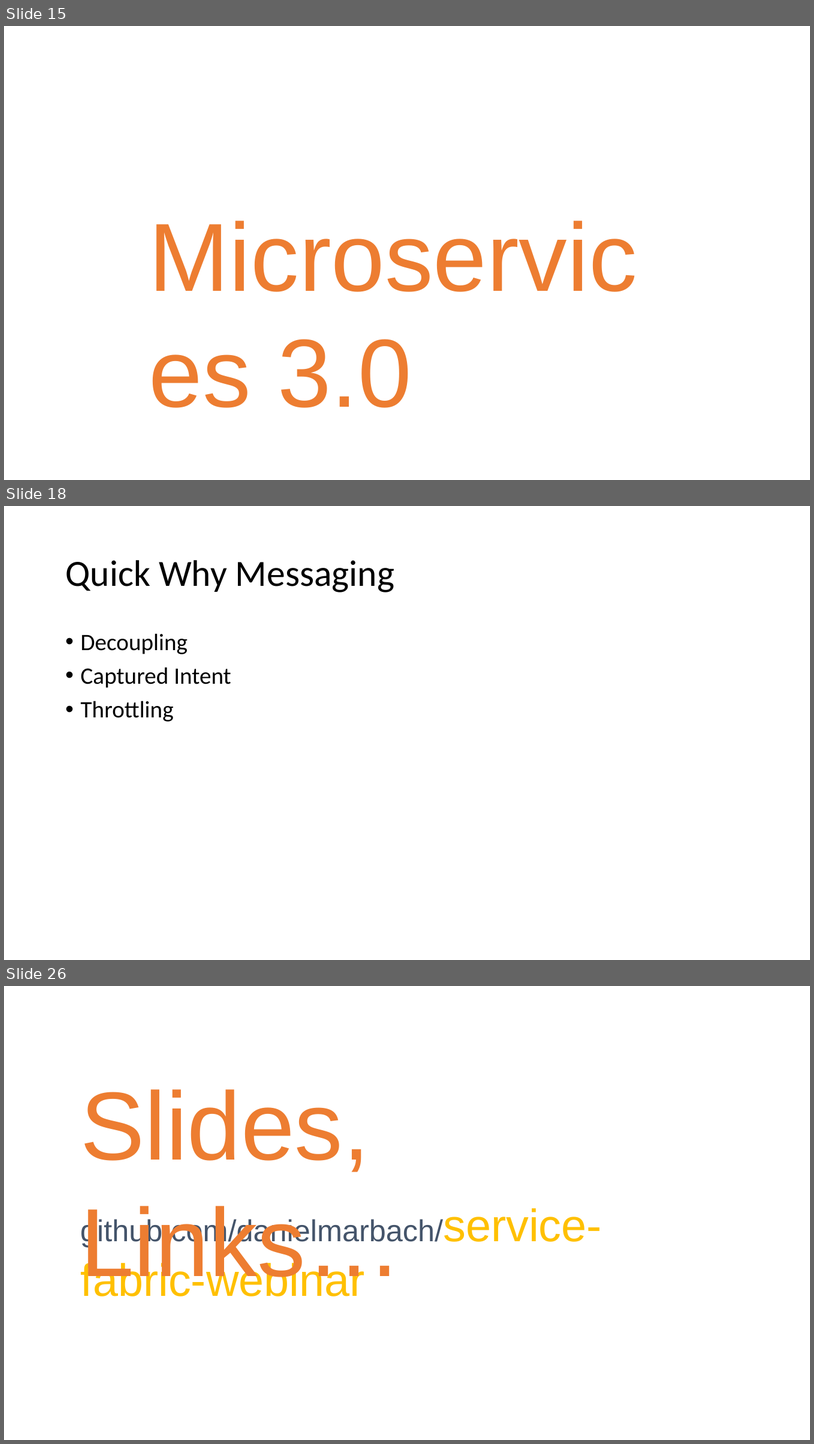
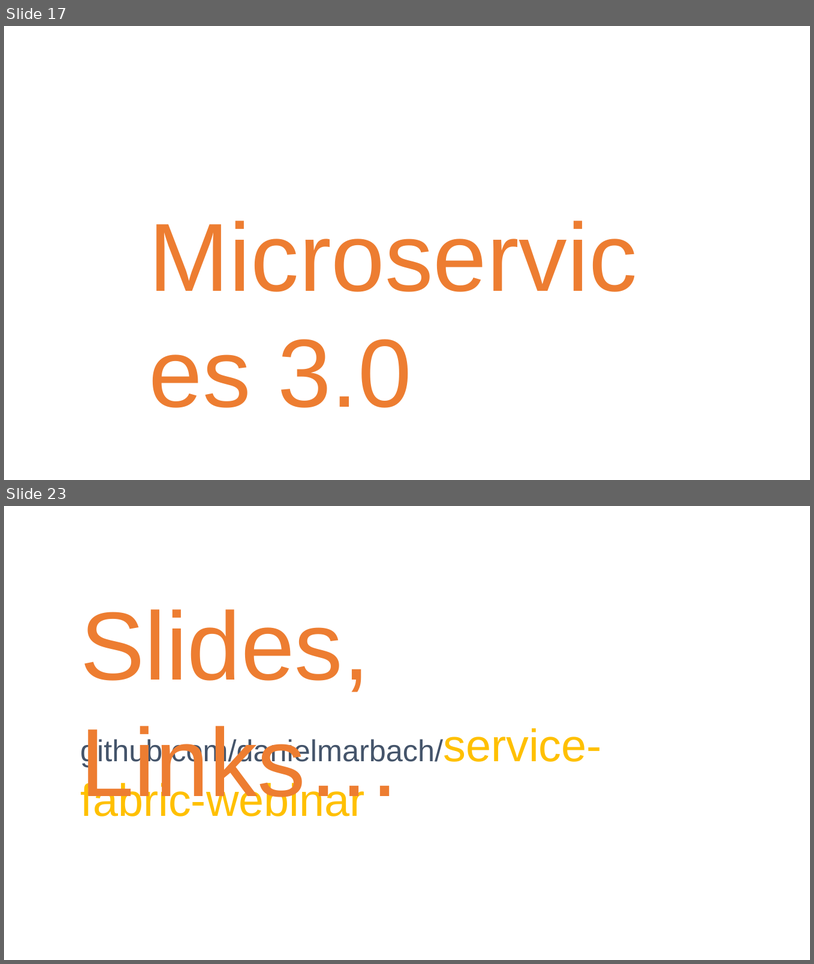
Before and after one commit to danielmarbach/service-fabric-webinar, a slide deck: Slides.pptx. Shown one above the other, each under a label of ours: slides 15, 18 and 26 before the commit, slides 17 and 23 after it; the slides between them are not shown. The pictures are 814x1444 and 814x964 pixels, drawn with LibreOffice and Linux fonts; fonts in the diff are those of the drawing. Boxes give left, top, right and bottom in pixels: in the first picture for what was removed or moved away, otherwise in the second. Text is boxed around its words. In the diff, an @@ line names an element or a change of style, - is before the commit and + after.

```diff
--- a/Slides.pptx
+++ b/Slides.pptx
@@ slide 18 removed at (4, 506, 810, 960), background #FFFFFF @@
@@ title removed at (65, 560, 395, 592) @@
-Quick Why Messaging
@@ text removed at (81, 633, 231, 721) @@
-• Decoupling
-• Captured Intent
-• Throttling
@@ what was slide 15 is now slide 17 @@
@@ what was slide 26 is now slide 23 @@
```
Also in this commit, not shown: 7 slides added, 9 other slides removed, 1 other file.
